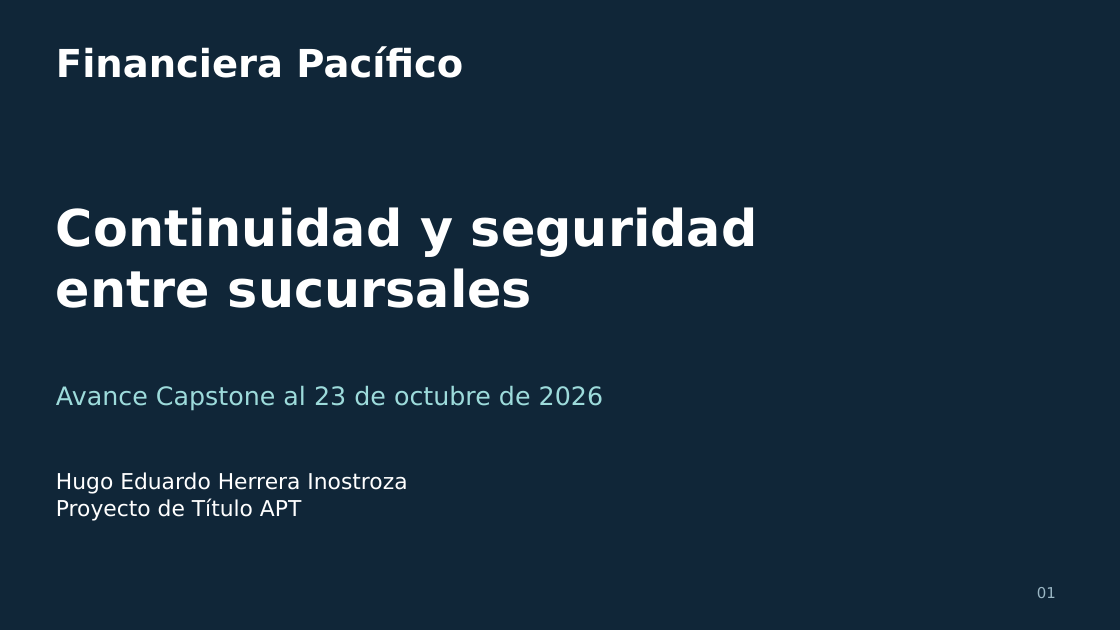
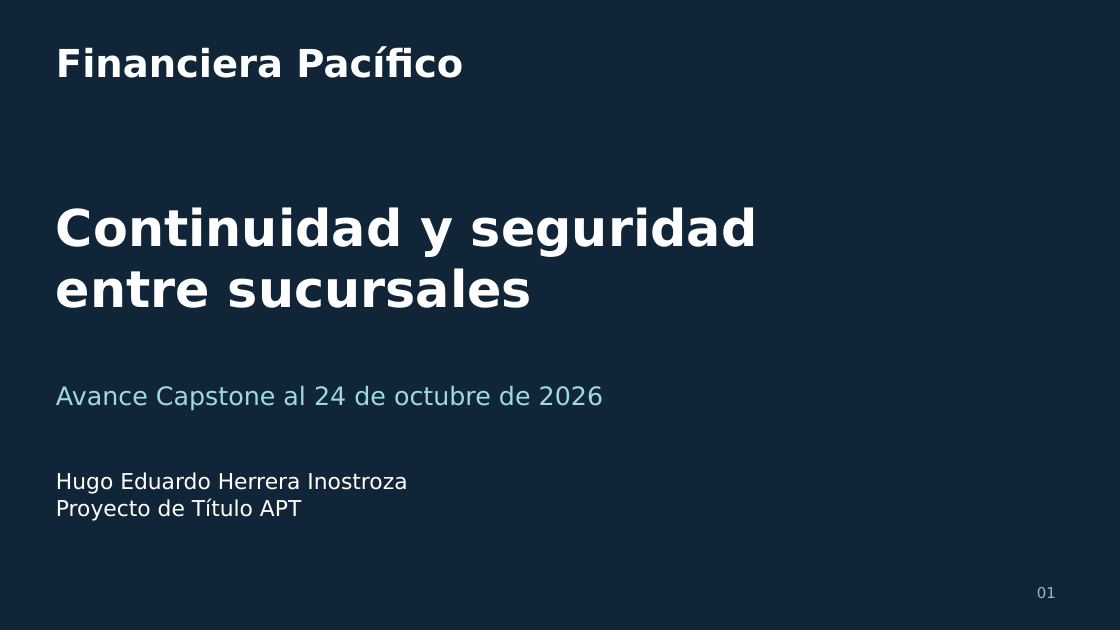
Before and after one commit to hu-herrera/financiera-pacifico-entrega-docente, a slide deck: slide 1 of Presentacion/Avance_Financiera_Pacifico_30_oct_2026.pptx. Drawn at 1120x630 pixels with LibreOffice and Linux fonts; fonts in the diff are those of the drawing. Boxes give left, top, right and bottom in pixels: in the first picture for what was removed or moved away, otherwise in the second. Text is boxed around its words. In the diff, an @@ line names an element or a change of style, - is before the commit and + after.

```diff
--- a/Presentacion/Avance_Financiera_Pacifico_30_oct_2026.pptx
+++ b/Presentacion/Avance_Financiera_Pacifico_30_oct_2026.pptx
@@ text at [56, 385, 603, 411]: text changed @@
-Avance Capstone al 23 de octubre de 2026
+Avance Capstone al 24 de octubre de 2026
```
Also in this commit, not shown: 6 other slides changed, 19 other files.
